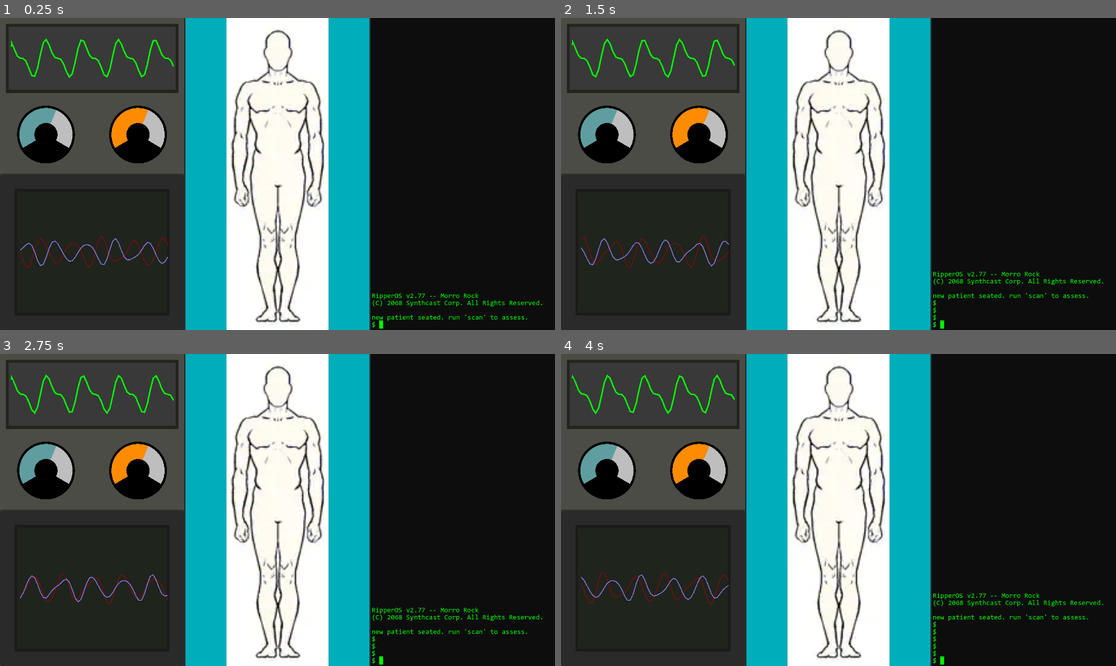
Above: before the commit, frames 1-4 (two rows, left to right).
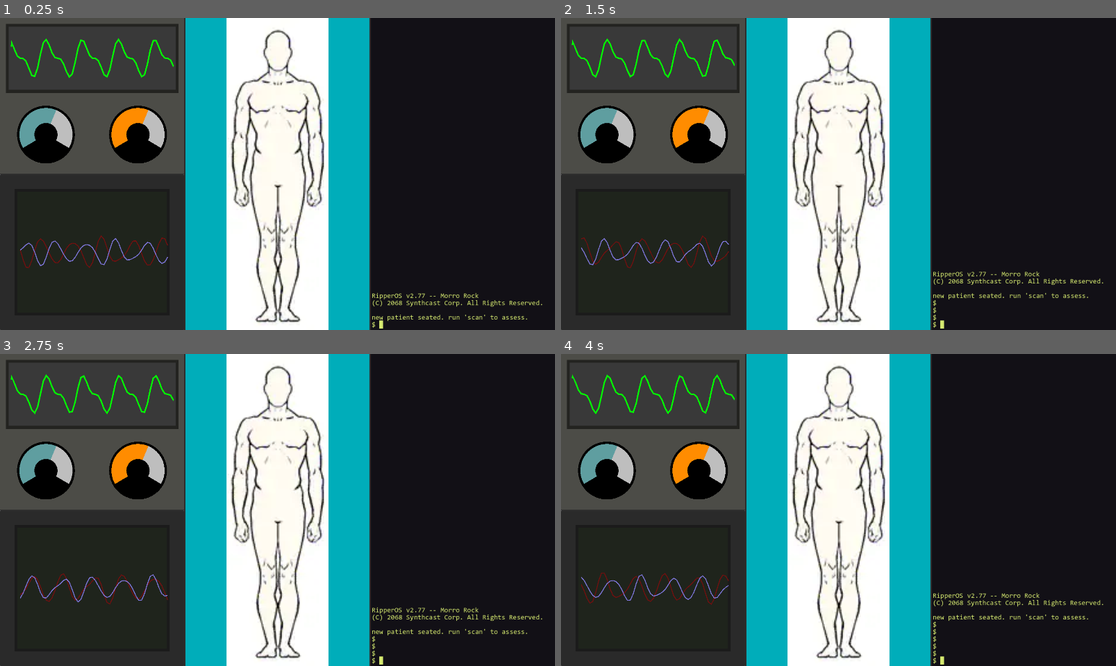
Above: after the commit, the same moments.

Repository: aaronrjackson/ripperdoc
Game: Godot game, scene res://main.tscn
Same seed, same stepped clock (60 frames per second), same inputs: the game is played once before the commit and once after it. This scene is started directly instead of the project's main scene.
Inputs:
- Up to frame 1 (0.25 s): no input
- Up to frame 2 (1.5 s): tap Enter at 0.5, 0.6 s; hold Up 0.53-1.28 s; hold Down from 1.28 s (still down); tap Keypad Enter at 1.35 s
- Up to frame 3 (2.75 s): release Down at 2.03 s; hold Up from 2.03 s (still down); tap Backspace at 2.1 s
- Up to frame 4 (4 s): tap Enter at 2.85 s; release Up at 3.53 s; hold Down from 3.53 s (still down); tap Keypad Enter at 3.6 s

The runs differ from the first frame. In frame 1, 0.5% of the frame differs, in the area x 66-98%, y 87-100%; in frame 2, 0.6%; in frame 3, 0.6%; in frame 4, 0.6%, in the area x 66-98%, y 76-100%.

Commit message:
color scheme adjustments

Diff:
--- a/terminal.tscn
+++ b/terminal.tscn
@@ -7,7 +7,7 @@
 [ext_resource type="FontFile" uid="uid://b7cgby1b6ex2e" path="res://resources/fonts/CONSOLAI.TTF" id="5_icv5u"]
 
 [sub_resource type="StyleBoxFlat" id="StyleBoxFlat_yrvhh"]
-bg_color = Color(0.05342087, 0.053420886, 0.05342088, 1)
+bg_color = Color(0.07058824, 0.0627451, 0.08627451, 1)
 
 [sub_resource type="GDScript" id="GDScript_cvdli"]
 script/source = "@tool
@@ -55,7 +55,8 @@
 [node name="TextBox" type="RichTextLabel" parent="MarginContainer" unique_id=1864314966]
 layout_mode = 2
 size_flags_vertical = 3
-theme_override_colors/default_color = Color(0, 1, 0, 1)
+theme_override_colors/default_color = Color(0.8352941, 0.9137255, 0.4392157, 1)
+theme_override_colors/selection_color = Color(0.8352941, 0.9137255, 0.4392157, 0.47058824)
 theme_override_fonts/normal_font = ExtResource("1_sxuvd")
 theme_override_fonts/bold_font = ExtResource("3_cvdli")
 theme_override_fonts/bold_italics_font = ExtResource("4_i03jj")
Not shown: 1 places in main.tscn that only renumber resources
